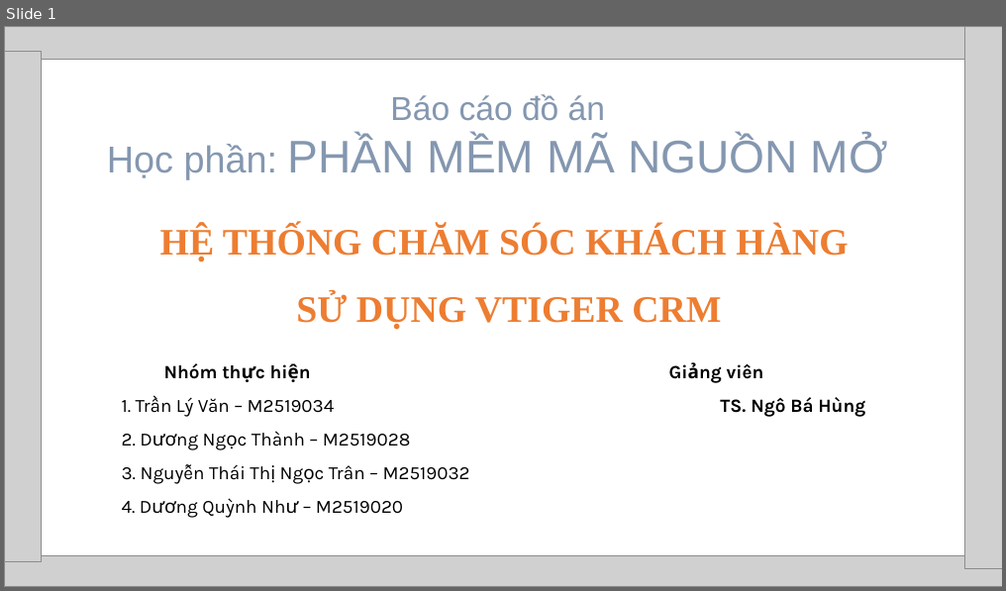
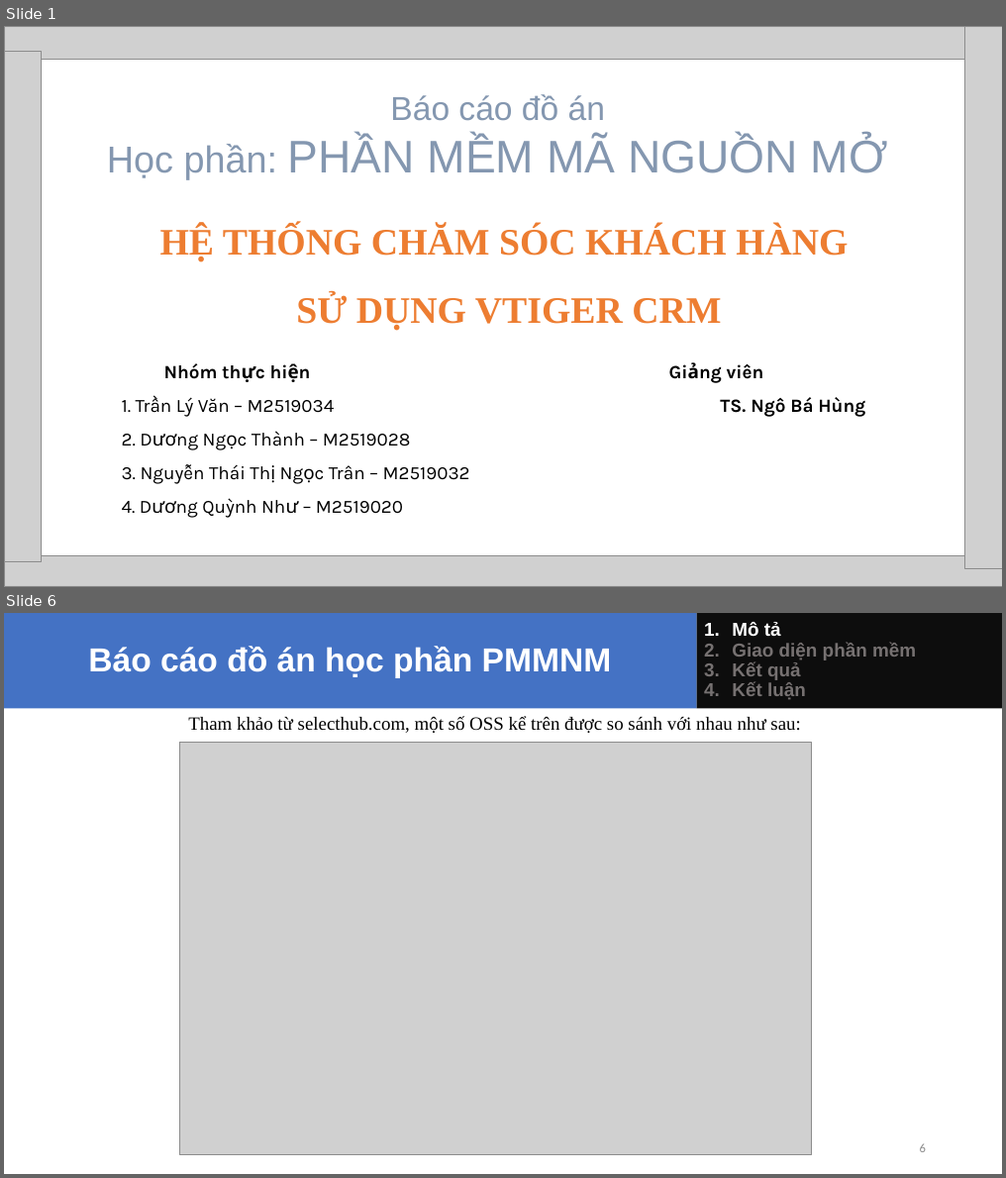
Before and after one commit to tranlyvan/CTH604_Nhom2_CRM, a slide deck: BaoCao/Bao cao Nhom (PMNM).pptx. Shown one above the other, each under a label of ours: slide 1 before the commit, slides 1 and 6 after it; the slides between them are not shown. The pictures are 1006x591 and 1006x1178 pixels, drawn with LibreOffice and Linux fonts; fonts in the diff are those of the drawing; grey boxes stand for pictures. Boxes give left, top, right and bottom in pixels: in the first picture for what was removed or moved away, otherwise in the second. Text is boxed around its words. In the diff, an @@ line names an element or a change of style, - is before the commit and + after.

```diff
--- a/BaoCao/Bao cao Nhom (PMNM).pptx
+++ b/BaoCao/Bao cao Nhom (PMNM).pptx
@@ slide 6 added at <box>4,613,1002,1174</box>, background #FFFFFF @@
@@ rectangle added at <box>4,613,696,709</box>, fill #4472C4, 32 pt, text #FFFFFF, bold @@
+Báo cáo đồ án học phần PMMNM
@@ rectangle added at <box>697,613,1002,709</box>, fill #0D0D0D, 18 pt, text #767171, bold @@
+1. Mô tả
+2. Giao diện phần mềm
+3. Kết quả
+4. Kết luận
@@ text added at <box>188,716,800,733</box>, 18 pt, text #000000 @@
+Tham khảo từ selecthub.com, một số OSS kể trên được so sánh với nhau như sau:
@@ picture added at <box>179,743,811,1156</box> @@
@@ page number added at <box>920,1144,926,1153</box>, 12 pt, text #8B8B8B @@
+6
```
Also in this commit, not shown: 9 other slides added.
